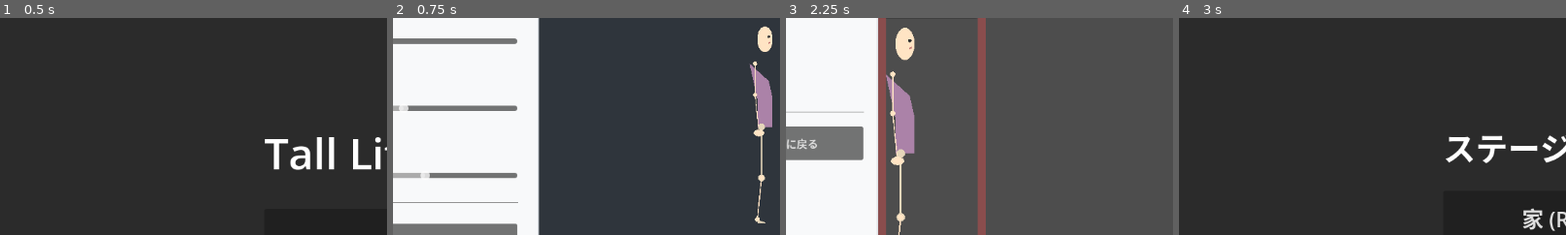
Above: before the commit, frames 1-4 (left to right).
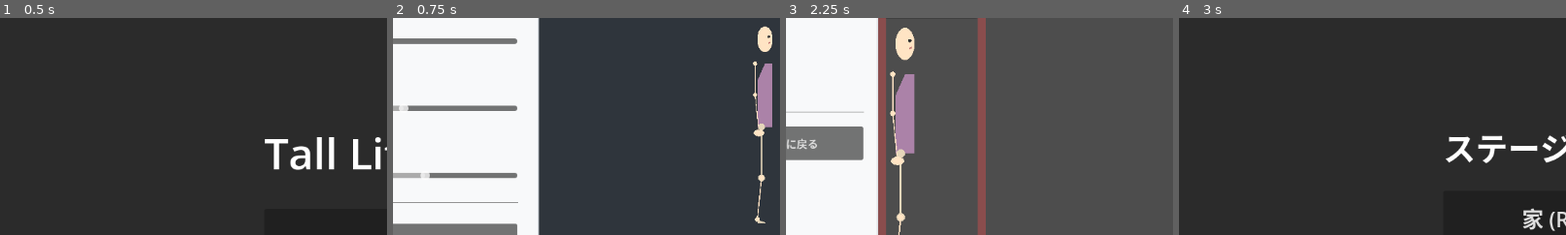
Above: after the commit, the same moments.

Repository: tinky44/TLS_3D
Game: Godot game, scene res://scenes/TitleScene.tscn
The game is run twice, just before and just after one commit, with the same random seed, the same clock (stepped at 60 frames per second) and the same inputs.
Inputs:
- Up to frame 1 (0.5 s): no input
- Up to frame 2 (0.75 s): click "Start" at 0.5 s
- Up to frame 3 (2.25 s): click "次へ (ステージ選択)" at 1.25 s; click "家 (Room)" at 2 s
- Up to frame 4 (3 s): click "ステージ選択に戻る" at 2.75 s
The pictures show only the part of the screen within x 16-66%, y 26-76%; the shares and areas given below are measured in that part.

Frame 1 is identical in both runs. In frame 2, 0.4% of the frame differs, in the area x 91-98%, y 20-38%; in frame 3, 0.6%, in the area x 25-34%, y 25-46%; in frame 4, nothing differs.

Commit message:
wip: 胴体の側面図を５角形に

Diff:
--- a/godot-project/scripts/CharacterDrawUtils.gd
+++ b/godot-project/scripts/CharacterDrawUtils.gd
@@ -89,25 +89,21 @@
     ])
     canvas.draw_polygon(pts, PackedColorArray([color]))
 
-static func draw_side_torso(canvas: CanvasItem, top_cx: float, top_y: float, nipple_y: float, mid_cx: float, mid_y: float, bot_cx: float, bottom_y: float, thickness: float, color: Color):
-    # 側面胴体: 腰の中間頂点を追加してくの字に曲がるようにする
-    # top(肩) → mid(腰) → bot(股) の3中心点それぞれに前後の端点を持つ6頂点ポリゴン
-    # thickness は固定値のため、どの姿勢でも体の前後幅は一定に保たれる
+static func draw_side_torso(canvas: CanvasItem, top_cx: float, top_y: float, nipple_y: float, bot_cx: float, bottom_y: float, thickness: float, color: Color):
+    # 側面胴体: 5角形（背面上部が斜め、前面は垂直）
+    # shoulder_back_x = top_cx + half ≈ hx（脊椎中心）で、back_xより前方にある → 「/」方向の斜め
+    # 屈み時は hx が前方に出るので、斜めが大きくなりくの字も自然に表現される
     var half = thickness / 2.0
-
-    # 乳首の高さ: 肩〜腰の上半分あたりで前面が折れる
-    var nipple_t = clamp((nipple_y - top_y) / (mid_y - top_y + 0.001), 0.0, 1.0)
-    var nipple_front_x = lerp(top_cx + half, mid_cx + half, nipple_t)
+    var front_x = bot_cx + half # 前面X（垂直・一定）
+    var back_x = bot_cx - half # 背面X（乳首以下は垂直・一定）
+    var shoulder_back_x = top_cx + half # 肩後端（乳首折れ点より前方） = hx
 
     var pts = PackedVector2Array([
-        # 背面 (後ろ側): 肩→腰→股
-        Vector2(top_cx - half, top_y),
-        Vector2(mid_cx - half, mid_y),
-        Vector2(bot_cx - half, bottom_y),
-        # 前面 (前側): 股→腰→乳首折れ→肩（逆順）
-        Vector2(bot_cx + half, bottom_y),
-        Vector2(mid_cx + half, mid_y),
-        Vector2(nipple_front_x, nipple_y),
+        Vector2(shoulder_back_x, top_y), # 1. 肩後端（胴の張り）
+        Vector2(front_x, top_y), # 2. 肩前端
+        Vector2(front_x, bottom_y), # 3. 股前端（前面は垂直）
+        Vector2(back_x, bottom_y), # 4. 股後端
+        Vector2(back_x, nipple_y), # 5. 乳首後端（背面の折れ点）
     ])
     canvas.draw_polygon(pts, PackedColorArray([color]))
 
--- a/godot-project/scripts/CharacterDrawer.gd
+++ b/godot-project/scripts/CharacterDrawer.gd
@@ -6,7 +6,7 @@
 # これらの値を変更することで、矩形ベース等に切り替えることが可能
 @export var part_shapes = {
 	"head": "ellipse", # "ellipse", "rect"
-	"torso_lower": "trapezoid", # 横向き用。"trapezoid", "rect", "ellipse"
+	"torso_lower": "trapezoid", # 横向き用。"trapezoid", "rect", "ellipse" // TODO: ５角形であるべき
 	"torso_upper": "trapezoid", # 横向き用。"trapezoid", "rect", "ellipse"
 	"torso_front_lower": "pentagon", # 正面・背面用。"pentagon", "rect", "trapezoid"
 	"torso_front_upper": "rect", # 正面・背面用。"rect", "trapezoid"
@@ -208,10 +208,10 @@
 	CharacterDrawUtils.draw_limb_part(self , part_shapes["limb"], p_thigh_l, p_shin_l, shin_w, skin_dark)
 	CharacterDrawUtils.draw_foot_side(self , p_shin_l, foot_w, foot_h, shoe_color.darkened(0.15))
 
-	# 3. 胴体（服）: 背面直線, 前面上部斜めカット（乳首の高さで折れる）
-	# waist_angle による胴体の傾きを肩・腰・股のX座標に正しく反映させる
+	# 3. 胴体（服）: 背面上部が斜めの5角形（前面は垂直）
+	# nipple_y = 肩と腰の中間 = 背面の折れ点（乳首の高さ）
 	var nipple_y = sy + (wy - sy) * 0.5
-	CharacterDrawUtils.draw_side_torso(self , cx_shoulder, sy, nipple_y, d["wx"], wy, cx_crotch, cy, torso_thickness, base_shirt_color)
+	CharacterDrawUtils.draw_side_torso(self , cx_shoulder, sy, nipple_y, cx_crotch, cy, torso_thickness, base_shirt_color)
 
 	# 4. 手前の足
 	var p_thigh_r = CharacterPoseCalculator.rotated_point(hip_joint_x, cy, d["thigh_l"], d["leg_r_angle"] * PI / 180 + PI / 2)
